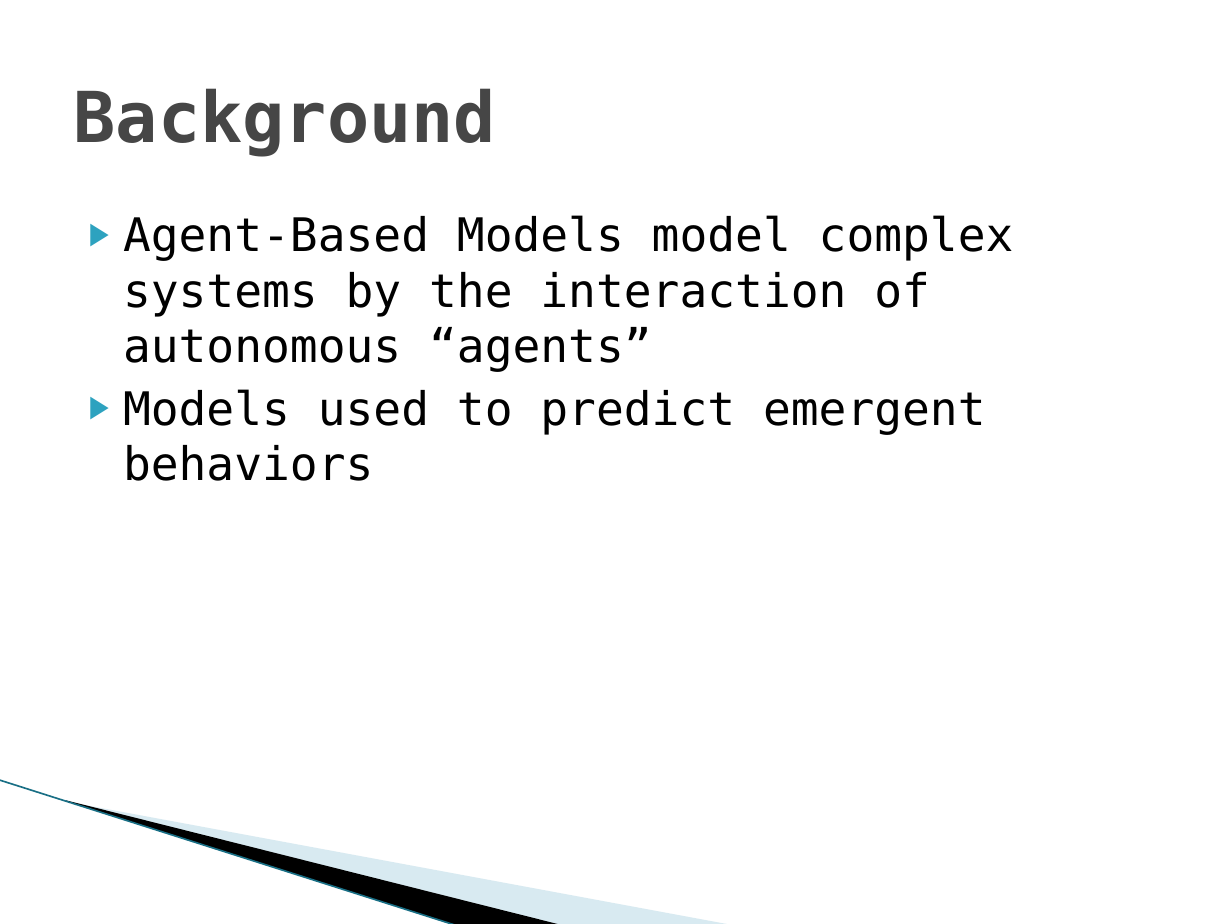
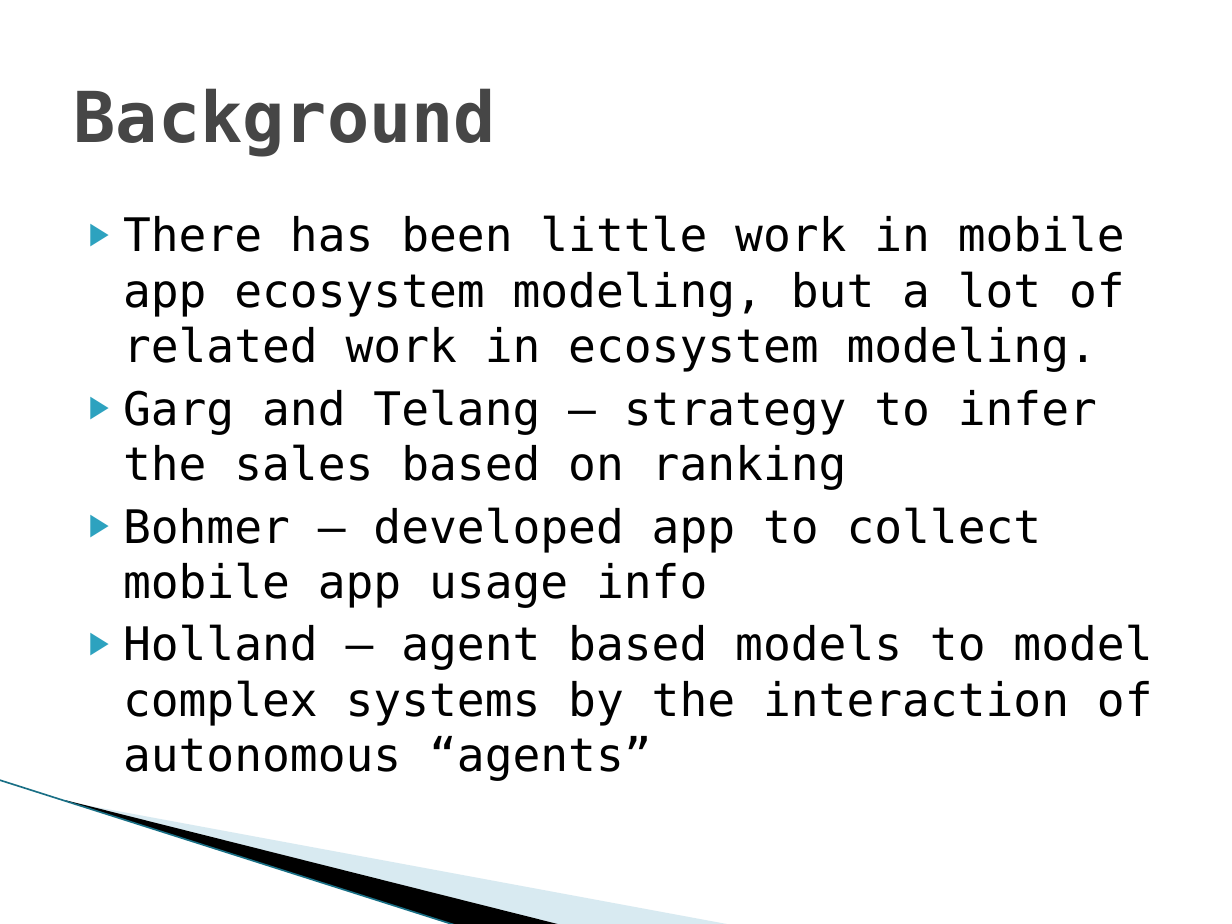
Before and after one commit to vfasburg/cse_848, a slide deck: slide 3 of paper/848_Paper_Presentation_Fasburg_Thomas.pptx (slide 2 before the commit). Drawn at 1232x924 pixels with LibreOffice and Linux fonts; fonts in the diff are those of the drawing; background and template pictures are left out. Boxes give left, top, right and bottom in pixels: in the first picture for what was removed or moved away, otherwise in the second. Text is boxed around its words. In the diff, an @@ line names an element or a change of style, - is before the commit and + after.

```diff
--- a/paper/848_Paper_Presentation_Fasburg_Thomas.pptx
+++ b/paper/848_Paper_Presentation_Fasburg_Thomas.pptx
@@ text at bbox=[123, 215, 1153, 781]: text changed @@
-▶ Agent-Based Models model complex systems by the interaction of autonomous “agents”
-▶ Models used to predict emergent behaviors
+▶ There has been little work in mobile app ecosystem modeling, but a lot of related work in ecosystem modeling.
+▶ Garg and Telang – strategy to infer the sales based on ranking
+▶ Bohmer – developed app to collect mobile app usage info
+▶ Holland – agent based models to model complex systems by the interaction of autonomous “agents”
```
Also in this commit, not shown: 9 other slides changed, 1 slide added, 1 other file.
